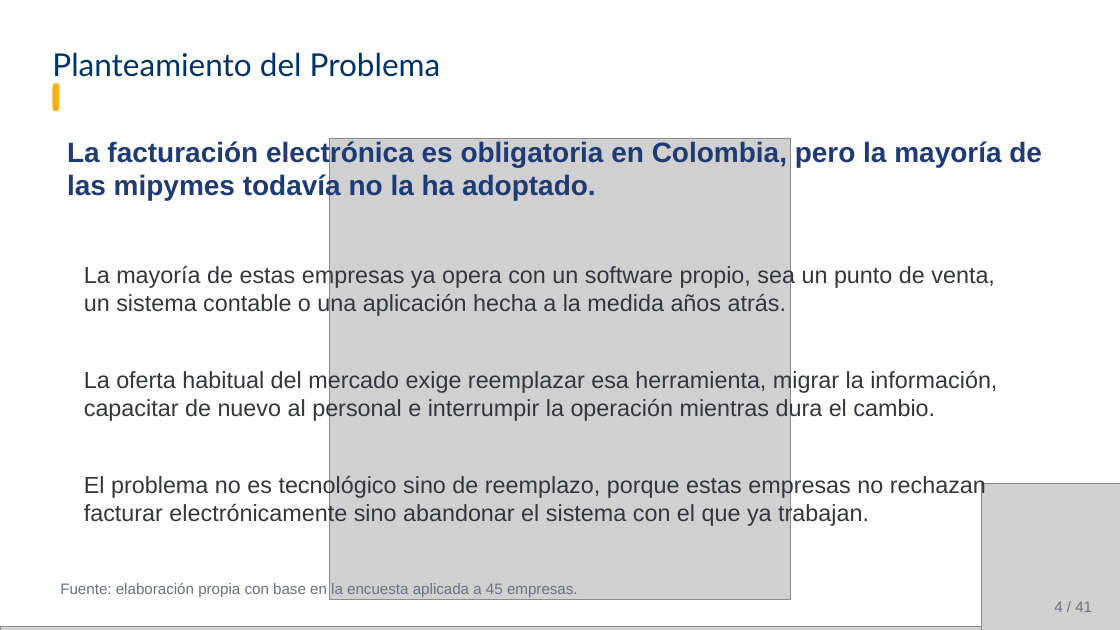
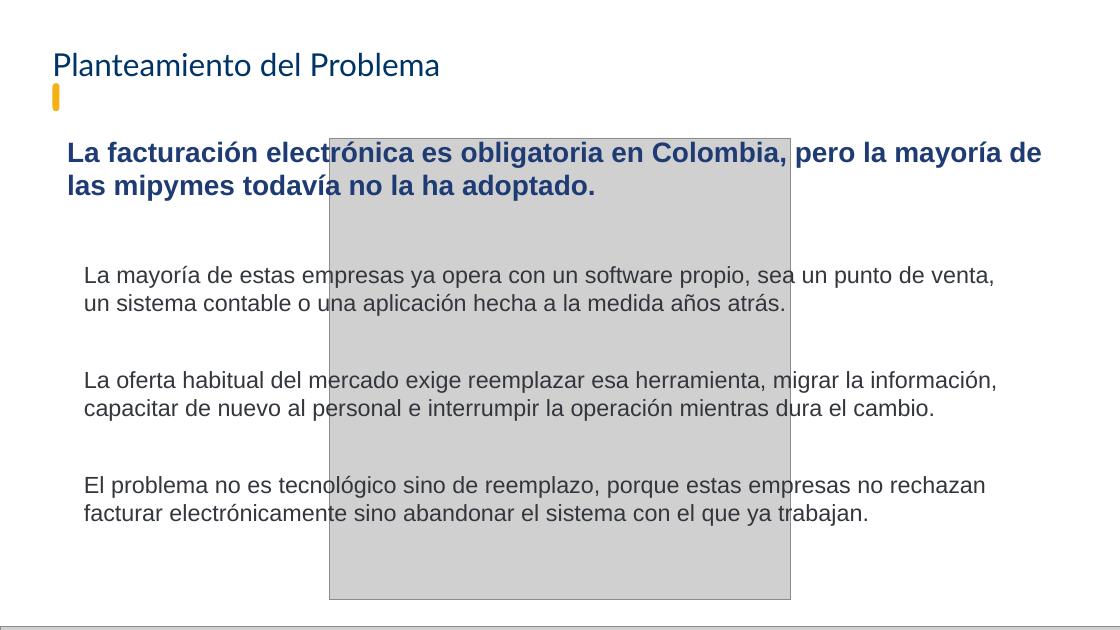
Before and after one commit to Brandonpyjv/Factugest, a slide deck: slide 4 of docs expo/carpeta exposicion/FactuGest - Sustentación.pptx. Drawn at 1120x630 pixels with LibreOffice and Linux fonts; fonts in the diff are those of the drawing; grey boxes stand for pictures; background and template pictures are left out. Boxes give left, top, right and bottom in pixels: in the first picture for what was removed or moved away, otherwise in the second. Text is boxed around its words. In the diff, an @@ line names an element or a change of style, - is before the commit and + after.

```diff
--- a/docs expo/carpeta exposicion/FactuGest - Sustentación.pptx
+++ b/docs expo/carpeta exposicion/FactuGest - Sustentación.pptx
@@ picture removed at (982,483,1120,630) @@
@@ text removed at (60,583,578,597) @@
-Fuente: elaboración propia con base en la encuesta aplicada a 45 empresas.
@@ text removed at (1054,602,1092,612) @@
-4 / 41
```
Also in this commit, not shown: 35 other slides changed, 2 slides added, 5 slides removed, 10 other files.
